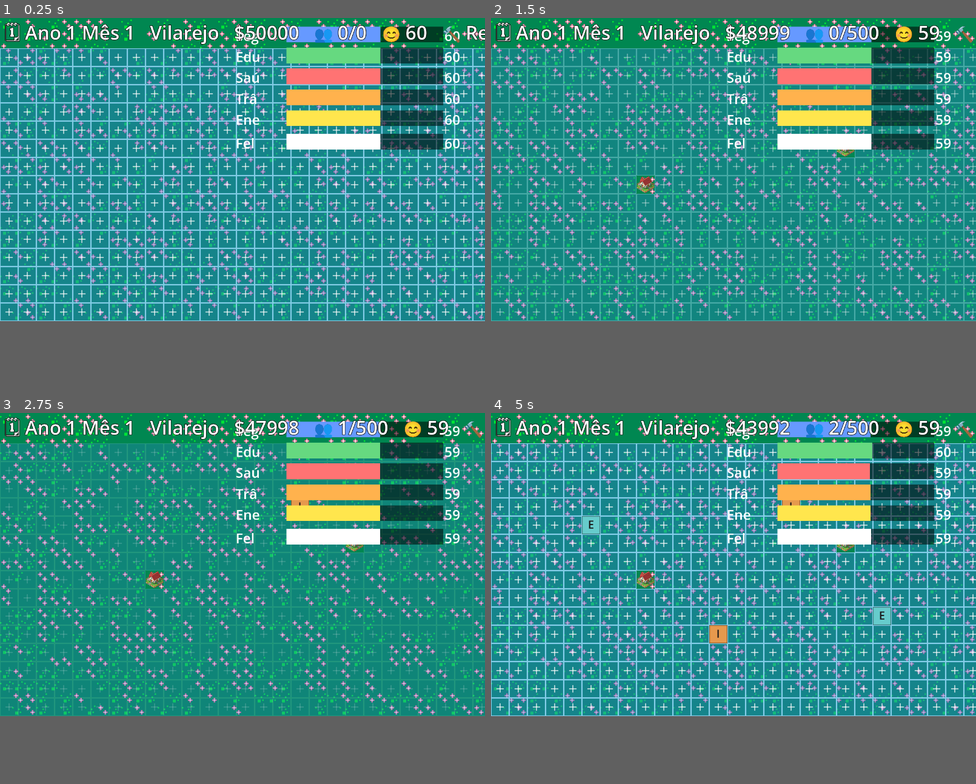
Above: before the commit, frames 1-4 (two rows, left to right).
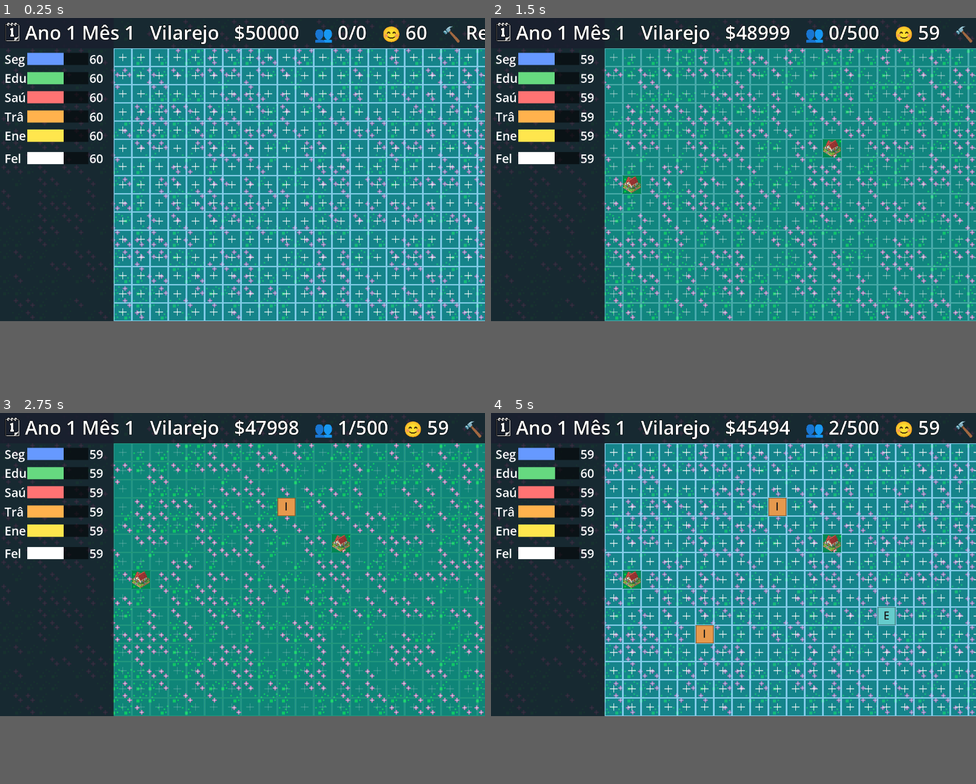
Above: after the commit, the same moments.

Repository: andrewsmedina/yourcity
Game: Godot game, scene res://scenes/main.tscn
Same seed, same stepped clock (60 frames per second), same inputs: the game is played once before the commit and once after it.
Inputs (mouse positions are in pixels of both pictures, inside the frame that each line leads up to):
- Up to frame 1 (0.25 s): no input
- Up to frame 2 (1.5 s): tap Enter at 0.5 s; move the mouse to (840, 155) at 0.52 s; tap 1 at 0.6 s; click (840, 155) at 0.67 s; tap Space at 0.77 s; drag from (636, 184) to (709, 229) at 1.27 s
- Up to frame 3 (2.75 s): move the mouse to (291, 498) at 2.02 s; tap 3 at 2.1 s; click (291, 498) at 2.17 s
- Up to frame 4 (5 s): drag from (709, 624) to (588, 520) at 2.77 s; move the mouse to (879, 609) at 3.52 s; tap 5 at 3.6 s; click (879, 609) at 3.67 s; tap Space at 3.77 s; drag from (588, 520) to (660, 487) at 4.27 s

The runs differ from the first frame. In frame 1, 42% of the frame differs, in the area x 0-100%, y 0-82%; in frame 2, 42%; in frame 3, 35%; in frame 4, 43%.

Commit message:
Reserve top bar + left sidebar as non-buildable; move indicators left
Offset the build grid below a top HUD bar (GRID_TOP) and right of a left
sidebar (GRID_LEFT=300), drawing dark chrome panels for both so they read as
UI, not map. Clicks in those areas no longer build. Move the indicator bars
into the left sidebar (left-aligned) and reposition the crisis banner into the
play area.

Co-Authored-By: Claude Opus 4.8 (1M context) <noreply@anthropic.com>

Diff:
--- a/scripts/build_overlay.gd
+++ b/scripts/build_overlay.gd
@@ -6,8 +6,9 @@
 ## it stays crisp regardless of the day/night tint. Clicks are handled in
 ## main._input (GUI hit-testing is unreliable in this macOS borderless window).
 
-const GRID_TOP := 80.0  # top margin: room for the HUD + a gap before the lots
-const TILE := 48.0      # fixed lot size; the window height grows with row count
+const GRID_TOP := 80.0   # top bar (HUD) — not buildable
+const GRID_LEFT := 300.0  # left sidebar (indicators) — not buildable; sync with IndicatorBars
+const TILE := 48.0       # fixed lot size; the window height grows with row count
 
 const ZONE_COLOR := {
 	CitySim.Zone.RESIDENTIAL: Color(0.40, 0.80, 0.50),
@@ -45,8 +46,10 @@
 	# valid way to resolve it. Use local mouse position so clicks map to the same
 	# space we draw in, regardless of window scaling on macOS.
 	var p := get_local_mouse_position()
+	if p.x < GRID_LEFT or p.y < GRID_TOP:
+		return  # click landed in the top bar or left sidebar — not buildable
 	var tile := tile_size()
-	var col := int(p.x / tile)
+	var col := int((p.x - GRID_LEFT) / tile)
 	var row := int((p.y - GRID_TOP) / tile)
 	if col < 0 or col >= CitySim.GRID_COLS or row < 0 or row >= CitySim.GRID_ROWS:
 		return
@@ -63,18 +66,27 @@
 	var tile := tile_size()
 	if tile <= 1.0:
 		return  # not sized yet
+	_draw_chrome()
 	var sim := City.sim
 	var pulse := 0.55 + 0.35 * sin(_t * 4.0)
 	for i in CitySim.MAX_SLOTS:
 		var col := i % CitySim.GRID_COLS
 		var row := i / CitySim.GRID_COLS
-		var rect := Rect2(col * tile + 1.0, GRID_TOP + row * tile + 1.0, tile - 2.0, tile - 2.0)
+		var rect := Rect2(GRID_LEFT + col * tile + 1.0, GRID_TOP + row * tile + 1.0, tile - 2.0, tile - 2.0)
 		if i >= sim.slots.size():
 			_draw_locked(rect)  # not yet unlocked
 		elif sim.slots[i] == null:
 			_draw_empty(rect, pulse)
 		else:
 			_draw_building(rect, sim.slots[i], tile)
+
+# Dark panels for the non-buildable top bar and left sidebar.
+func _draw_chrome() -> void:
+	var w := maxf(size.x, DisplayServer.window_get_size().x)
+	var h := maxf(size.y, DisplayServer.window_get_size().y)
+	var chrome := Color(0.10, 0.12, 0.18, 0.9)
+	draw_rect(Rect2(0, 0, w, GRID_TOP), chrome, true)       # top bar
+	draw_rect(Rect2(0, 0, GRID_LEFT, h), chrome, true)      # left sidebar
 
 func _draw_locked(rect: Rect2) -> void:
 	draw_rect(rect, Color(1, 1, 1, 0.05), true)
--- a/scripts/crisis_ui.gd
+++ b/scripts/crisis_ui.gd
@@ -24,7 +24,7 @@
 	add_child(_toast)
 
 	_panel = PanelContainer.new()
-	_panel.position = Vector2(8, 58)
+	_panel.position = Vector2(320, 90)  # in the play area, clear of the top bar/sidebar
 	_panel.visible = false
 	add_child(_panel)
 	var vb := VBoxContainer.new()
--- a/scripts/indicator_bars.gd
+++ b/scripts/indicator_bars.gd
@@ -1,18 +1,13 @@
 extends Control
 
 ## Colored indicator bars (issue #25): the five city indicators plus happiness,
-## drawn top-right. Full-rect but mouse-transparent so it never steals clicks
-## from the build slots underneath.
+## drawn in the left sidebar (not a buildable area). Full-rect but
+## mouse-transparent so it never steals clicks. Scales with the UI scale.
 
-const _BAR_W := 180.0
-const _BAR_H := 18.0
-const _GAP := 6.0
-const _MARGIN := 10.0
-const _LABEL_W := 58.0
-const _VALUE_W := 38.0
-const _FONT_SIZE := 16
+const SIDEBAR_W := 300.0  # keep in sync with BuildOverlay.GRID_LEFT
+const TOP_OFFSET := 92.0  # start below the top HUD bar (BuildOverlay.GRID_TOP)
 
-var _rows: Array = []  # [{ label, color, getter:Callable }]
+var _rows: Array = []
 var _font: Font
 
 func _ready() -> void:
@@ -33,27 +28,25 @@
 func _draw() -> void:
 	var sim := City.sim
 	var s: float = Settings.ui_scale
-	var bar_w := _BAR_W * s
-	var bar_h := _BAR_H * s
-	var gap := _GAP * s
-	var label_w := _LABEL_W * s
-	var value_w := _VALUE_W * s
-	var fs := int(_FONT_SIZE * s)
-	var right := get_viewport_rect().size.x - _MARGIN * s
-	var x := right - value_w - bar_w
-	var label_x := x - label_w
-	var y := _MARGIN * s
+	var fs := int(14 * s)
+	var bar_h := 14.0 * s
+	var gap := 8.0 * s
+	var margin := 12.0
+	var label_w := 26.0 * s
+	var value_w := 24.0 * s
+	var bar_x := margin + label_w
+	var bar_w := maxf(40.0, SIDEBAR_W - bar_x - value_w - margin)
+	var y := TOP_OFFSET
 	for row in _rows:
-		_draw_bar(label_x, x, y, bar_w, bar_h, fs, row.label, sim.indicators[row.ind], row.color)
+		_draw_bar(margin, bar_x, y, bar_w, bar_h, fs, row.label, sim.indicators[row.ind], row.color)
 		y += bar_h + gap
-	_draw_bar(label_x, x, y + 3.0 * s, bar_w, bar_h, fs, "Fel", sim.happiness(), Color.WHITE)
+	_draw_bar(margin, bar_x, y + 4.0 * s, bar_w, bar_h, fs, "Fel", sim.happiness(), Color.WHITE)
 
-func _draw_bar(label_x: float, x: float, y: float, bar_w: float, bar_h: float,
+func _draw_bar(label_x: float, bar_x: float, y: float, bar_w: float, bar_h: float,
 		fs: int, label: String, value: float, color: Color) -> void:
 	var text_y := y + bar_h - 3.0
-	draw_string(_font, Vector2(label_x, text_y), label,
+	draw_string(_font, Vector2(label_x, text_y), label, HORIZONTAL_ALIGNMENT_LEFT, -1, fs, Color.WHITE)
+	draw_rect(Rect2(bar_x, y, bar_w, bar_h), Color(0, 0, 0, 0.55))
+	draw_rect(Rect2(bar_x, y, bar_w * clampf(value / 100.0, 0.0, 1.0), bar_h), color)
+	draw_string(_font, Vector2(bar_x + bar_w + 4.0, text_y), str(int(value)),
 		HORIZONTAL_ALIGNMENT_LEFT, -1, fs, Color.WHITE)
-	draw_rect(Rect2(x, y, bar_w, bar_h), Color(0, 0, 0, 0.55))
-	draw_rect(Rect2(x, y, bar_w * clampf(value / 100.0, 0.0, 1.0), bar_h), color)
-	draw_string(_font, Vector2(x + bar_w + 4.0, text_y), str(int(value)),
-		HORIZONTAL_ALIGNMENT_LEFT, -1, fs, Color.WHITE)
